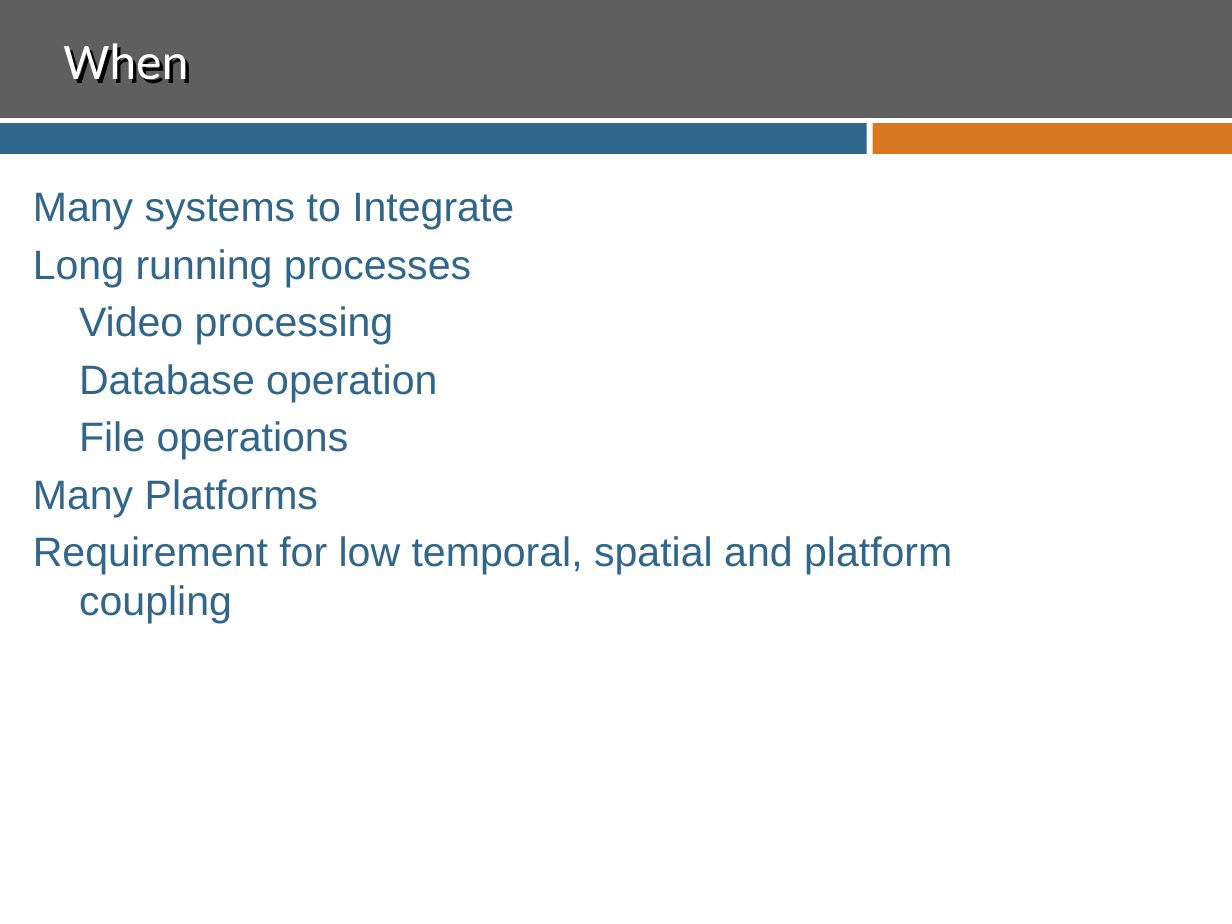
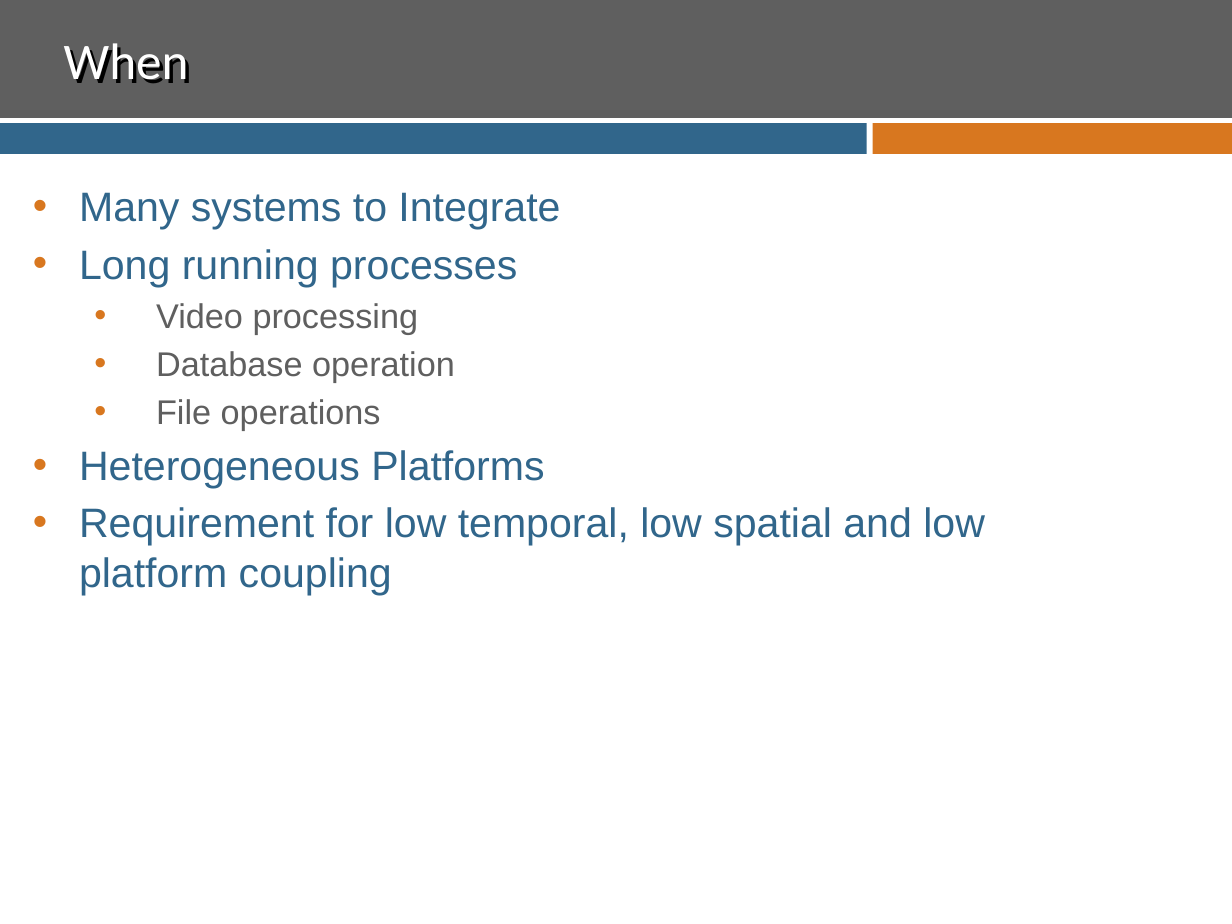
Before and after one commit to ssuing8825/MessagingDemo, a slide deck: slide 9 of Presentation.pptx (slide 10 before the commit). Drawn at 1232x924 pixels with LibreOffice and Linux fonts; fonts in the diff are those of the drawing; background and template pictures are left out. Boxes give left, top, right and bottom in pixels: in the first picture for what was removed or moved away, otherwise in the second. Text is boxed around its words. In the diff, an @@ line names an element or a change of style, - is before the commit and + after.

```diff
--- a/Presentation.pptx
+++ b/Presentation.pptx
@@ text at (x1=79, y1=192, x2=560, y2=430): size 24 to 20 pt, text colour #31668B to #5F5F5F in "Video processing", "Database operation", "File operations"; bullet none to •; list level 1 to 2 in "Video processing"; list level 1 to 2 in "Database operation"; list level 1 to 2 in "File operations" @@
@@ text at (x1=79, y1=450, x2=985, y2=595): text changed @@
-Many Platforms
-Requirement for low temporal, spatial and platform coupling
+• Heterogeneous Platforms
+• Requirement for low temporal, low spatial and low platform coupling
```
Also in this commit, not shown: 7 other slides changed, 3 slides added, 1 slide removed.
